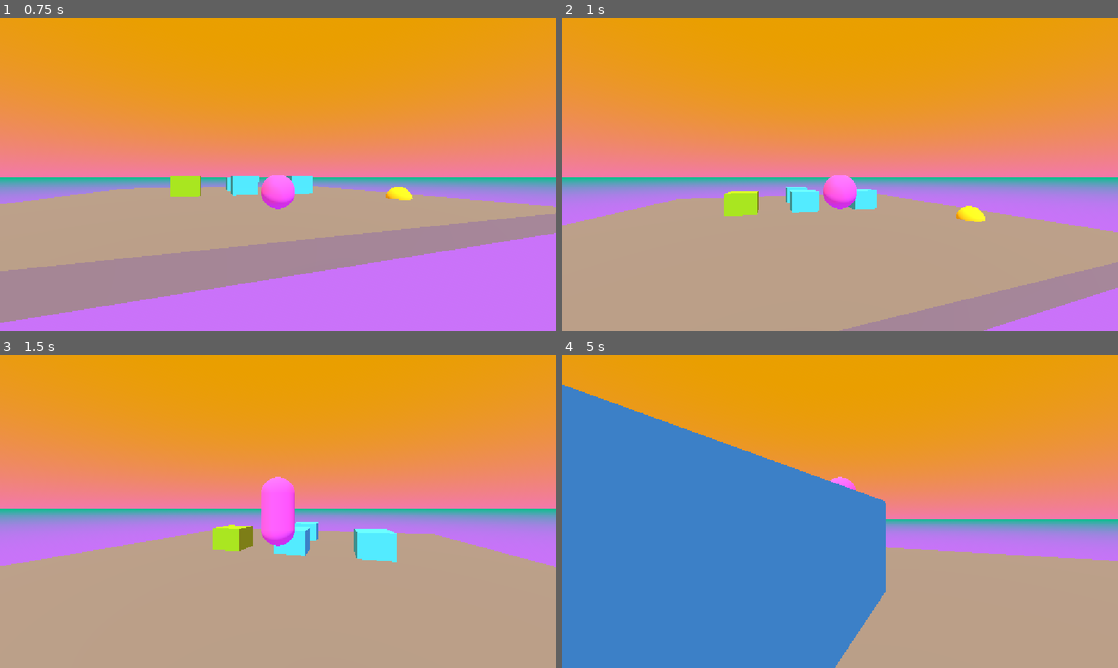
Above: before the commit, frames 1-4 (two rows, left to right).
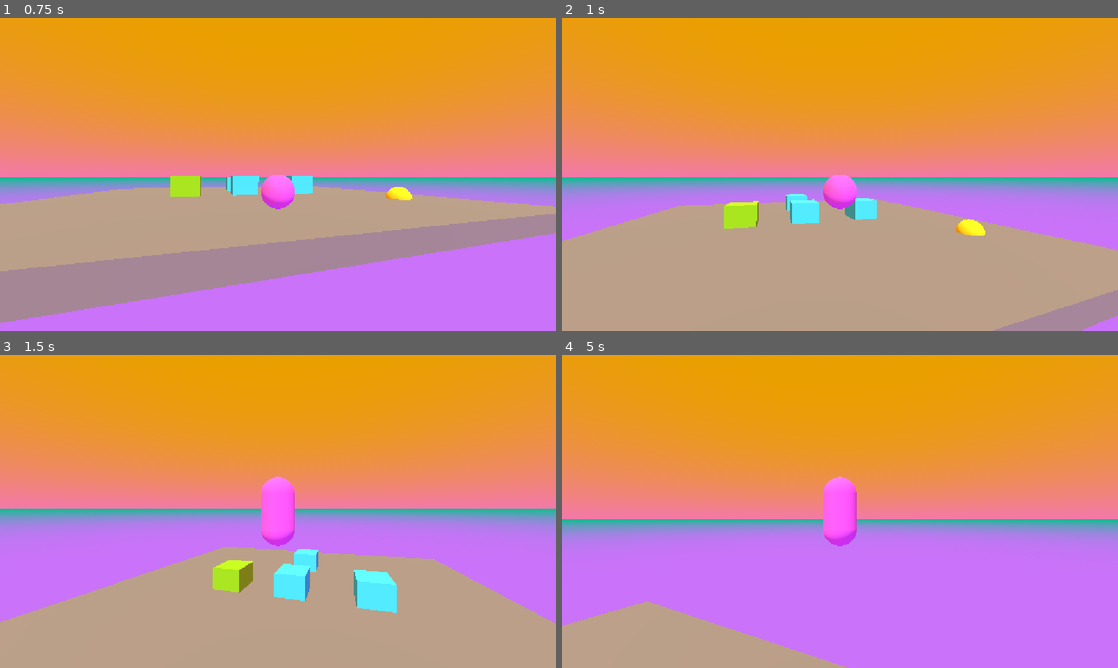
Above: after the commit, the same moments.

Repository: 17Dodecahedrons/Spieleentwicklungskurs
Game: Godot game, scene res://szenen/level_1.tscn
The game is run twice, just before and just after one commit, with the same random seed, the same clock (stepped at 60 frames per second) and the same inputs.
Inputs (mouse positions are in pixels of both pictures, inside the frame that each line leads up to):
- Up to frame 1 (0.75 s): move the mouse to (305, 174) at 0.52 s; hold W (forward) from 0.53 s (still down); hold Ctrl (crouch) from 0.53 s (still down)
- Up to frame 2 (1 s): keep holding W (forward); keep holding Ctrl (crouch); tap Space (jump) at 0.77 s
- Up to frame 3 (1.5 s): keep holding W (forward); move the mouse to (250, 511) at 1.27 s; release Ctrl (crouch) at 1.28 s; tap Shift (sprint) at 1.35 s
- Up to frame 4 (5 s): keep holding W (forward); tap Space (jump) at 1.52, 3.02, 3.77, 4.52 s; move the mouse to (851, 505) at 2.02 s; hold Ctrl (crouch) 2.03-2.78 s; move the mouse to (834, 517) at 2.77 s; tap Shift (sprint) at 2.85, 4.35 s; move the mouse to (878, 514) at 3.52 s; hold Ctrl (crouch) 3.53-4.28 s; move the mouse to (795, 508) at 4.27 s

Frame 1 is identical in both runs. In frame 2, 9.5% of the frame differs, in the area x 0-100%, y 54-100%; in frame 3, 13%; in frame 4, 57%, in the area x 0-100%, y 9-100%.

Commit message:
updated death barrier decl and jump force

Diff:
--- a/skripte/game_manager.gd
+++ b/skripte/game_manager.gd
@@ -1,12 +1,12 @@
 extends Node3D
 
 @onready var defeat_screen = $CanvasLayerDefeat
+@onready var death_barrier = get_tree().current_scene.find_child("DeathBarrier")
 
 func _ready() -> void:
 	defeat_screen.hide()
 
-	# Finde Death Barrier in der Szene
-	var death_barrier = get_tree().current_scene.find_child("DeathBarrier")
+	# Signal
 	if death_barrier.has_signal("trigger_loss"):
 		death_barrier.trigger_loss.connect(_trigger_loss)
 
--- a/skripte/steve.gd
+++ b/skripte/steve.gd
@@ -1,7 +1,7 @@
 extends CharacterBody3D
 
 const SPIELER_GESCHWINDIGKEIT = 5.0
-const SPRUNGKRAFT = 4.5
+const SPRUNGKRAFT = 7.0
 @onready var steve_mesh = $MeshInstance3D
 @onready var steve_col = $CollisionShape3D
 @onready var camera = $SpringArm3D/Camera3D
